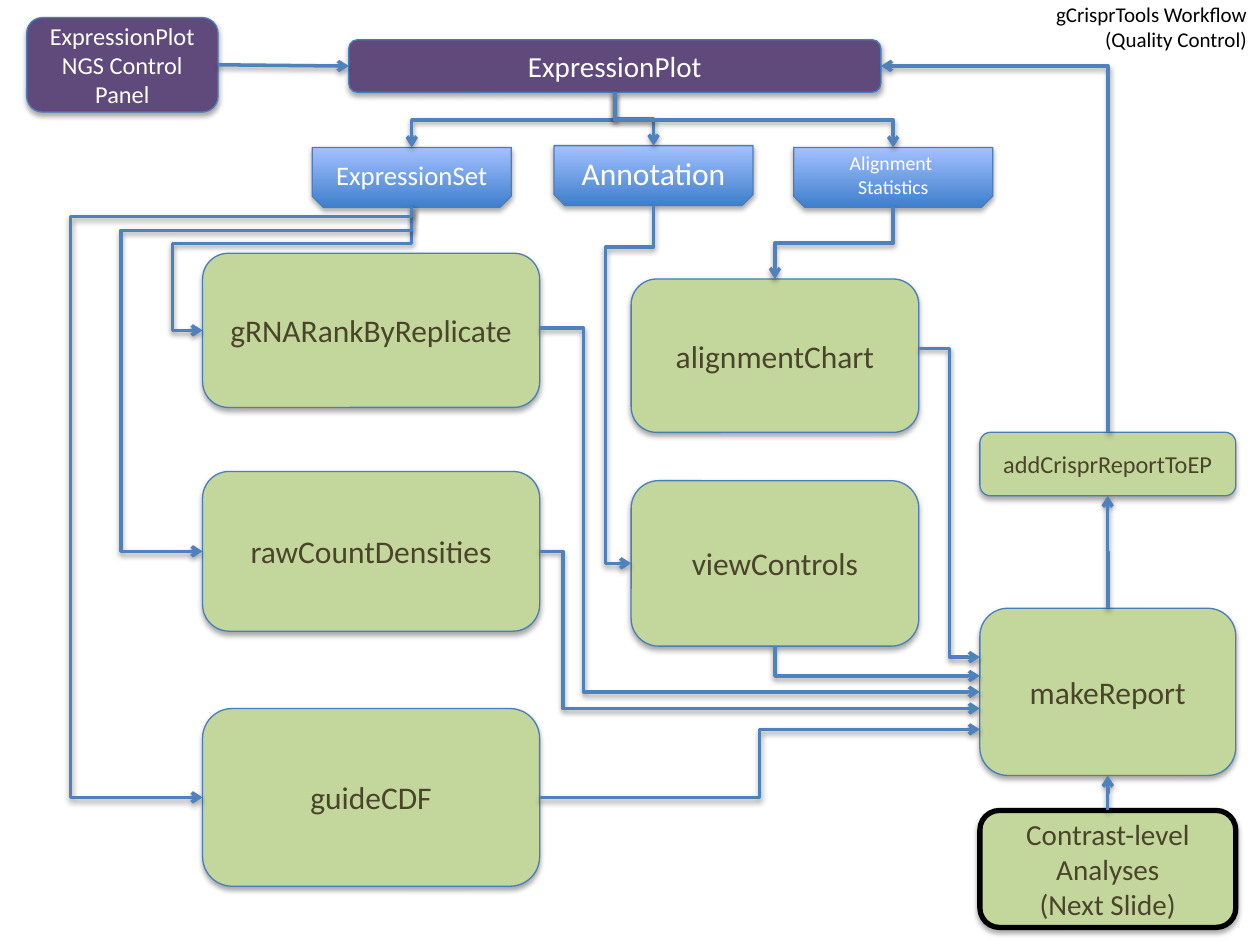
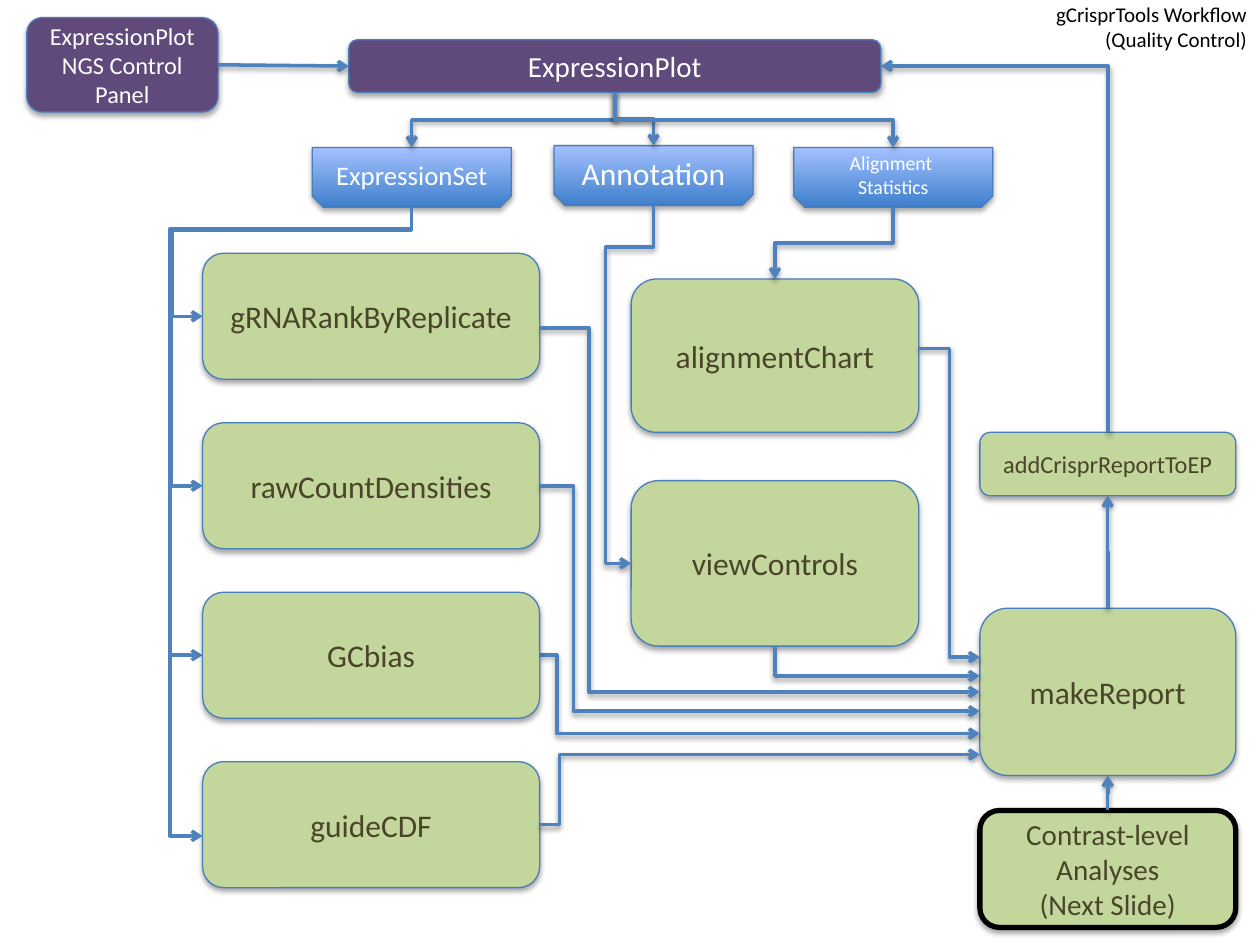
Before and after one commit to RussBainer/gCrisprTools, a slide deck: slide 2 of inst/gCrisprTools_package_design.pptx. Drawn at 1260x945 pixels with LibreOffice and Linux fonts; fonts in the diff are those of the drawing. Boxes give left, top, right and bottom in pixels: in the first picture for what was removed or moved away, otherwise in the second. Text is boxed around its words. In the diff, an @@ line names an element or a change of style, - is before the commit and + after.

```diff
--- a/inst/gCrisprTools_package_design.pptx
+++ b/inst/gCrisprTools_package_design.pptx
@@ elbow arrow moved from (412, 208) - (203, 798) to (412, 208) - (203, 655) @@
@@ elbow arrow moved from (412, 208) - (203, 552) to (412, 208) - (203, 486) @@
@@ elbow arrow moved from (412, 208) - (203, 330) to (412, 208) - (203, 316) @@
@@ elbow arrow added from (412, 218) to (203, 835), #4F81BD 2 pt @@
@@ rounded rectangle "gRNARankByReplicate": place and size @@
-rounded rectangle "gRNARankByReplicate" at bbox=[203, 253, 541, 407]
+rounded rectangle "gRNARankByReplicate" at bbox=[203, 253, 541, 379]
@@ elbow arrow (539, 328) - (980, 692): route changed @@
@@ rounded rectangle "rawCountDensities": place and size @@
-rounded rectangle "rawCountDensities" at bbox=[203, 471, 541, 631]
+rounded rectangle "rawCountDensities" at bbox=[203, 423, 541, 549]
@@ elbow arrow moved from (539, 552) - (980, 708) to (539, 486) - (980, 711) @@
@@ rounded rectangle added at bbox=[203, 592, 541, 718], fill #C3D69B, outline #4B7EBC 0.75 pt, 18 pt, text #4A452A @@
+GCbias
@@ elbow arrow moved from (539, 798) - (980, 730) to (539, 655) - (980, 733) @@
@@ rounded rectangle "guideCDF": place and size @@
-rounded rectangle "guideCDF" at bbox=[203, 708, 541, 886]
+rounded rectangle "guideCDF" at bbox=[203, 762, 541, 888]
@@ elbow arrow added from (539, 825) to (980, 755), #4F81BD 2 pt @@
```
Also in this commit, not shown: 19 other files.
